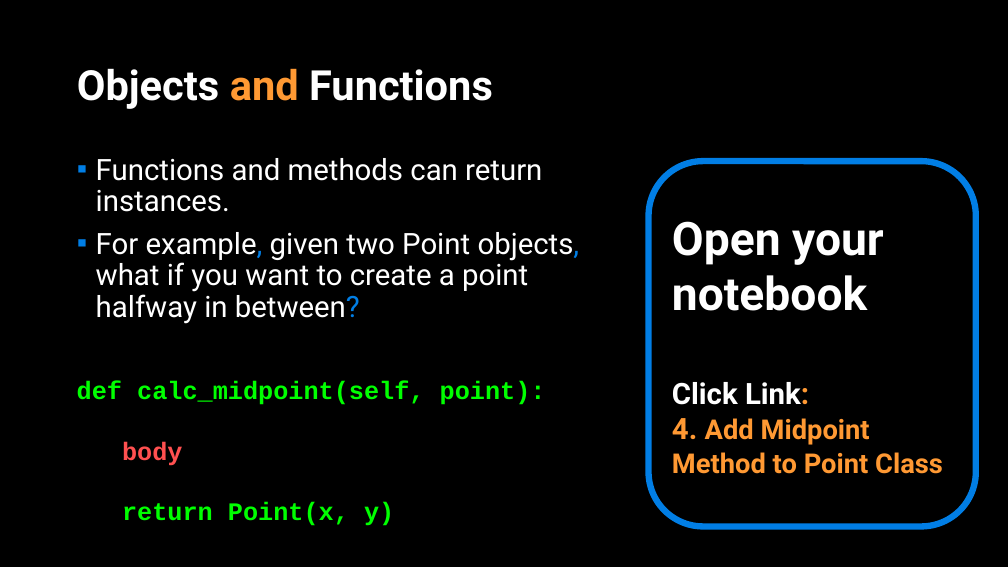
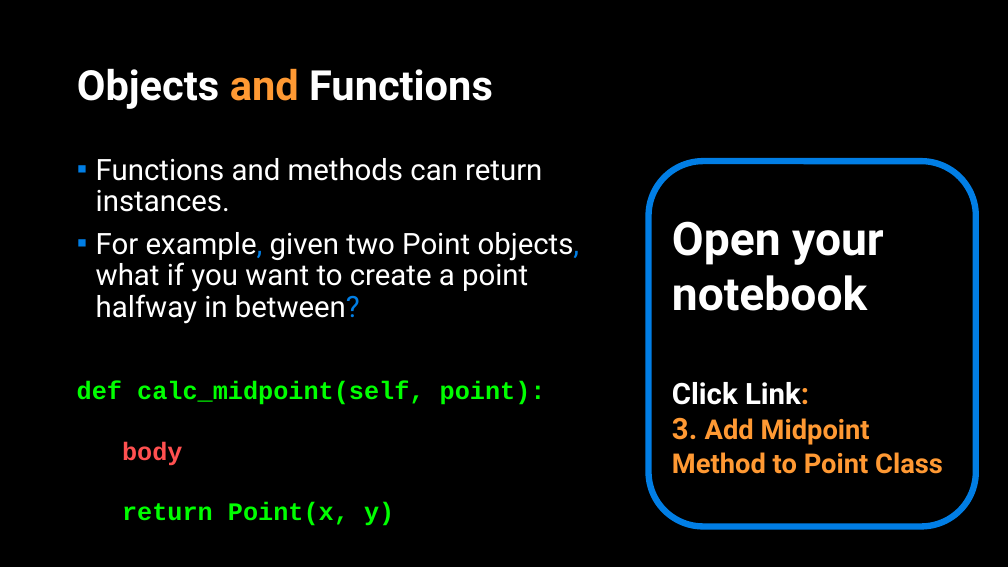
Before and after one commit to APS106/APS106-winter-2022-material, a slide deck: slide 26 of lectures/week10/lecture2/slides/week10_lecture2.pptx (slide 18 before the commit). Drawn at 1008x567 pixels with LibreOffice and Linux fonts; fonts in the diff are those of the drawing; background and template pictures are left out. Boxes give left, top, right and bottom in pixels: in the first picture for what was removed or moved away, otherwise in the second. Text is boxed around its words. In the diff, an @@ line names an element or a change of style, - is before the commit and + after.

```diff
--- a/lectures/week10/lecture2/slides/week10_lecture2.pptx
+++ b/lectures/week10/lecture2/slides/week10_lecture2.pptx
@@ text in rounded rectangle at bbox=[672, 417, 943, 474]: text changed @@
-4. Add Midpoint Method to Point Class
+3. Add Midpoint Method to Point Class
```
Also in this commit, not shown: 4 other slides changed, 9 slides added, 13 other files.
